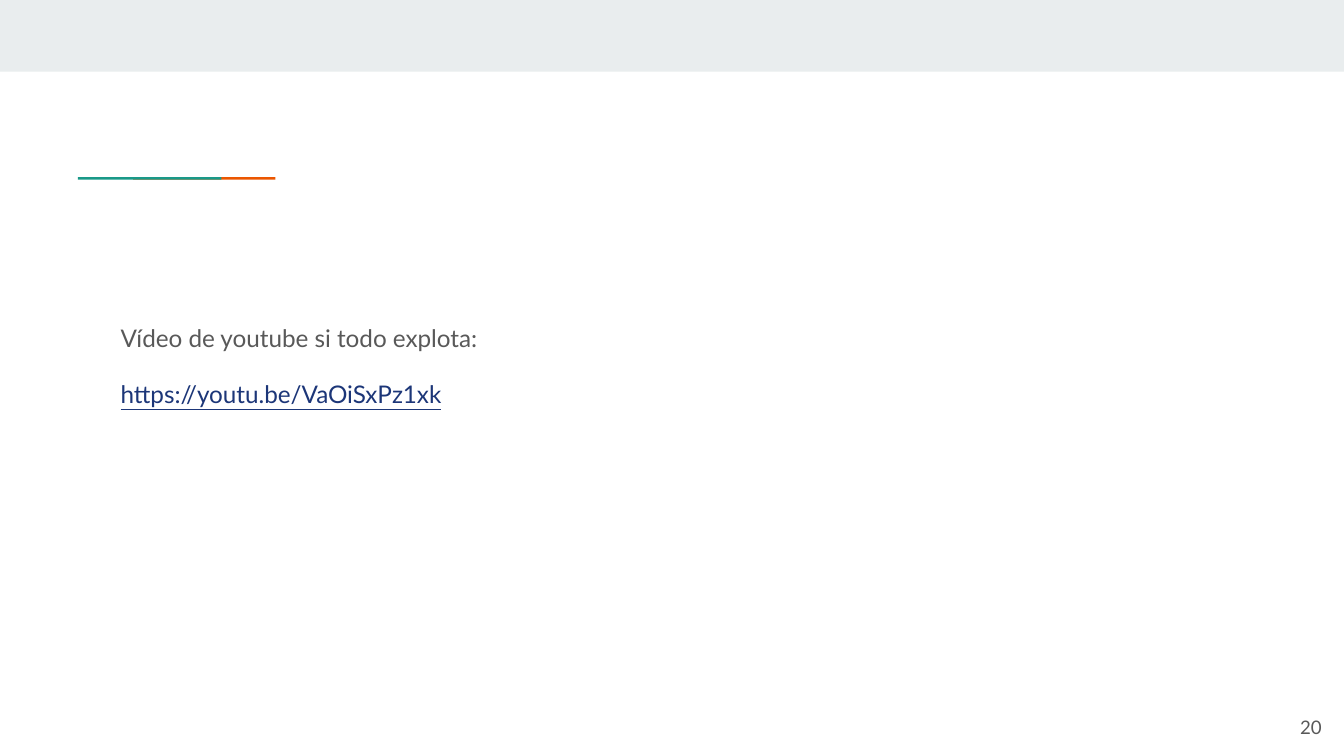
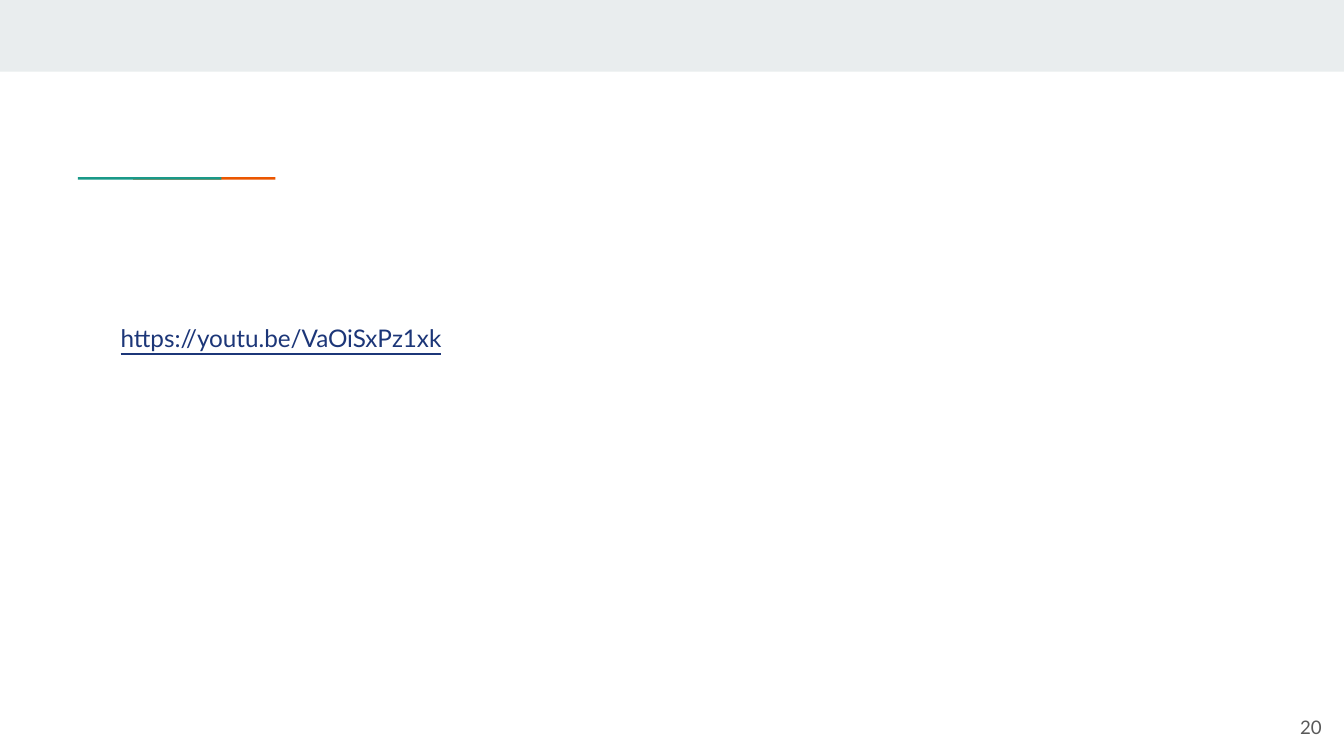
Before and after one commit to Starkie/TFM-DistributedAutoadaptiveSystems, a slide deck: slide 20 of docs/presentation/Adriano Vega - Presentación TFM.pptx. Drawn at 1344x756 pixels with LibreOffice and Linux fonts; fonts in the diff are those of the drawing. Boxes give left, top, right and bottom in pixels: in the first picture for what was removed or moved away, otherwise in the second. Text is boxed around its words. In the diff, an @@ line names an element or a change of style, - is before the commit and + after.

```diff
--- a/docs/presentation/Adriano Vega - Presentación TFM.pptx
+++ b/docs/presentation/Adriano Vega - Presentación TFM.pptx
@@ text "https://youtu.be/VaOiSxPz1xk" at <box>121,329,442,351</box>: less space between paragraphs @@
@@ text at <box>121,329,477,351</box>: paragraph removed @@
-Vídeo de youtube si todo explota:
```
Also in this commit, not shown: 6 other slides changed, 5 slides added, 3 slides removed, 1 other file.
